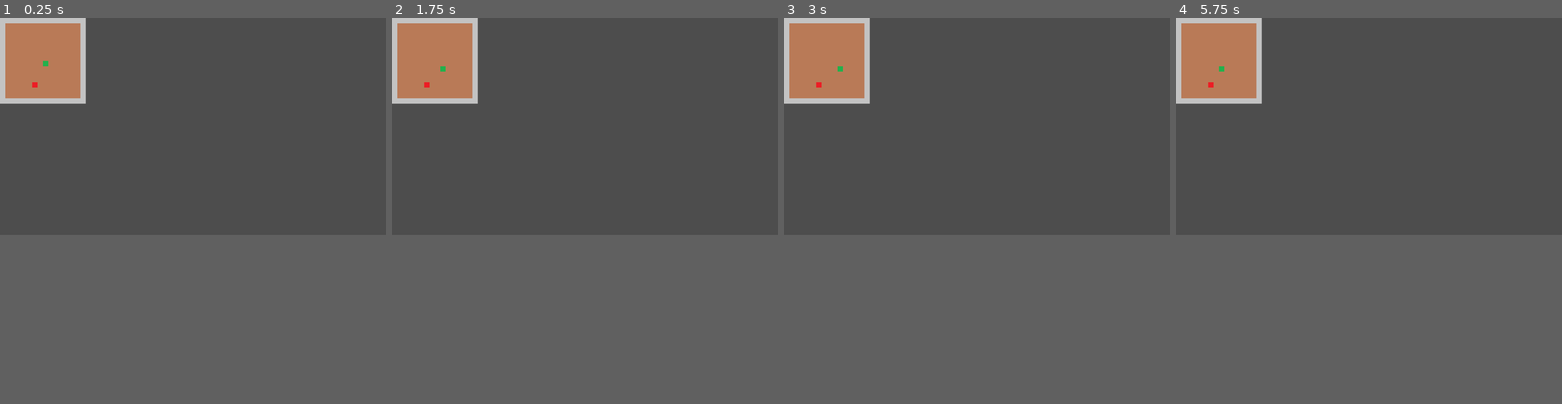
Above: before the commit, frames 1-4 (left to right).
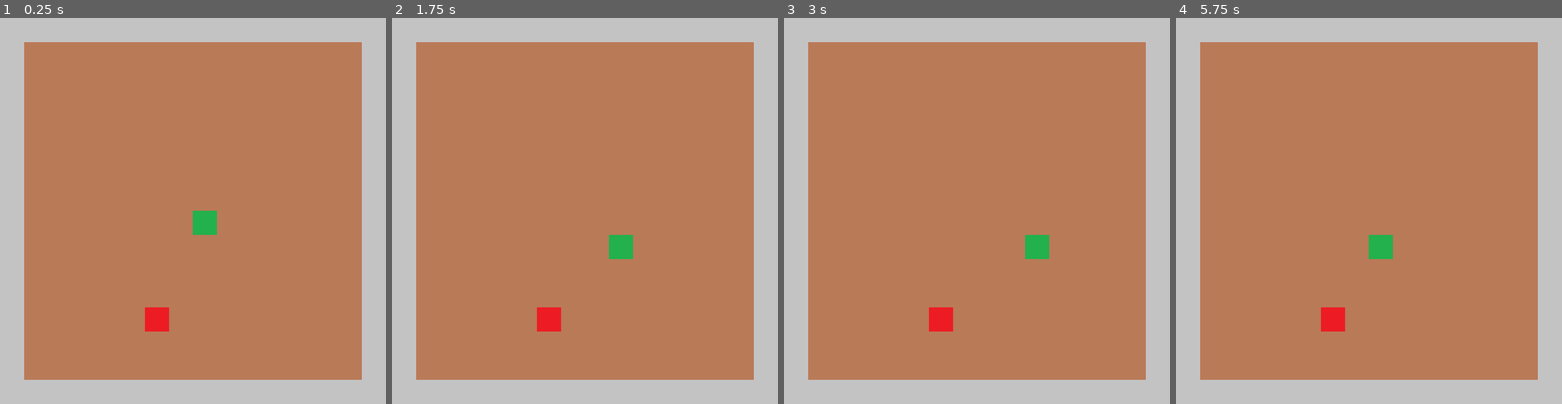
Above: after the commit, the same moments.

Repository: Sebastian-Musial/Snake---The-game
Game: Godot game, scene res://game/Game.tscn
Two runs of this game, one before a commit and one after it. Both use one fixed random seed, a clock stepped at 60 frames per second and the inputs below.
Inputs:
- Up to frame 1 (0.25 s): no input
- Up to frame 2 (1.75 s): tap Enter at 0.5 s; hold Right 0.53-1.28 s; tap Space at 1.25 s; hold Down from 1.28 s (still down)
- Up to frame 3 (3 s): tap Enter at 2 s; release Down at 2.03 s; hold Right 2.03-2.78 s; tap Space at 2.75 s; hold Up from 2.78 s (still down)
- Up to frame 4 (5.75 s): tap Enter at 3.5 s; release Up at 3.53 s; hold Left 3.53-5.03 s; tap Space at 4.25 s; hold Down from 5.03 s (still down)
In our replay, the window is 799x449 before the commit and 799x799 after it. These sizes can differ from the game's own. Grey fills any space a smaller window leaves; there, only what the larger window draws over its background counts as a difference.

The runs differ from the first frame. In frame 1, 65% of the frame differs, in the area x 0-100%, y 0-100%; in frame 2, 65%; in frame 3, 65%; in frame 4, 65%.

Commit message:
Modify game resolution in game engine and add more responsivity

Diff:
--- a/snake-the-game/project.godot
+++ b/snake-the-game/project.godot
@@ -15,6 +15,12 @@
 config/features=PackedStringArray("4.5", "GL Compatibility")
 config/icon="res://icon.svg"
 
+[display]
+
+window/size/viewport_width=256
+window/size/viewport_height=256
+window/stretch/mode="canvas_items"
+
 [input]
 
 ui_up={
